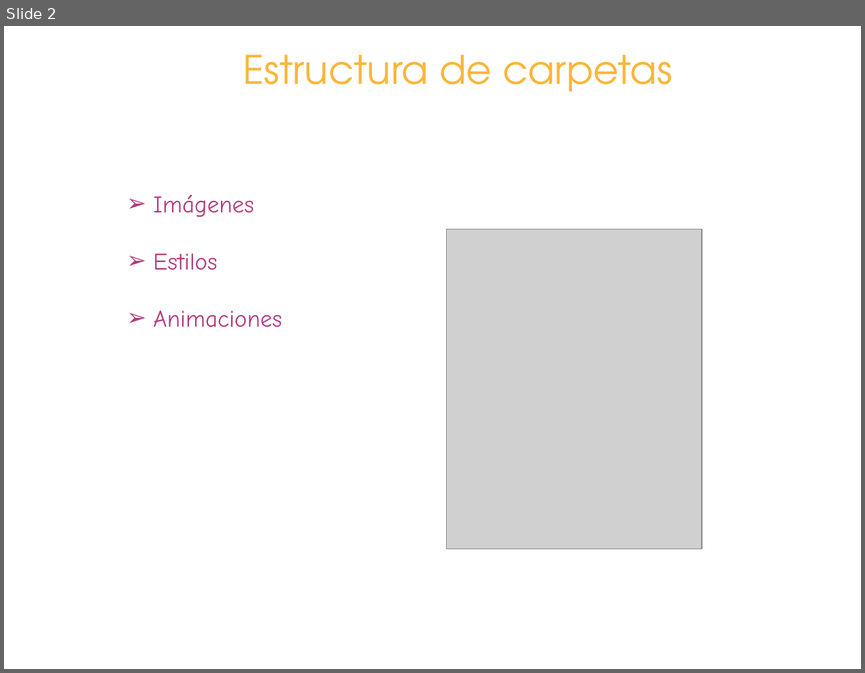
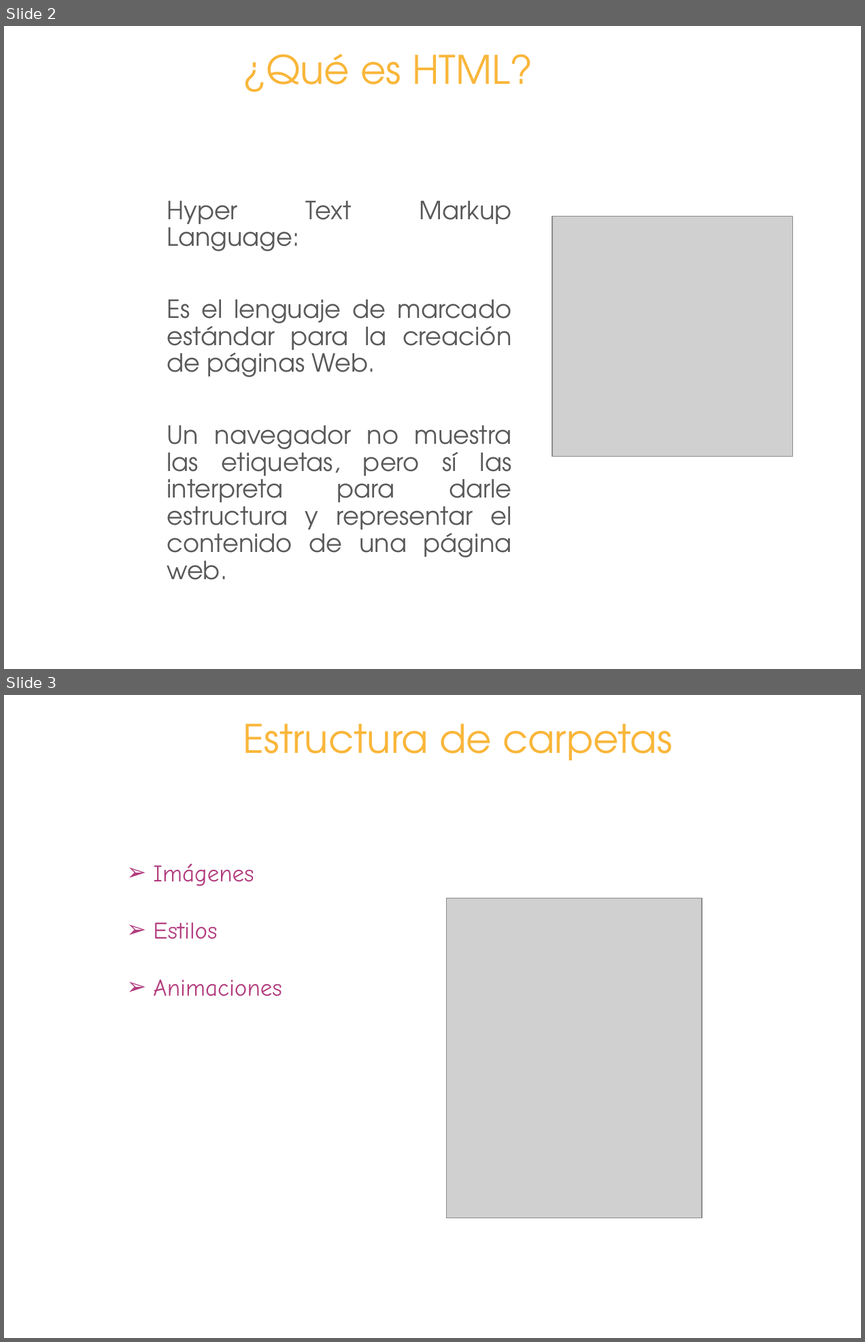
Before and after one commit to kubos777/webEnero2018, a slide deck: Básico/html-EtiquetasBásicas.pptx. Shown one above the other, each under a label of ours: slide 2 before the commit, slides 2 and 3 after it. The pictures are 865x673 and 865x1342 pixels, drawn with LibreOffice and Linux fonts; fonts in the diff are those of the drawing; grey boxes stand for pictures; background and template pictures are left out. Boxes give left, top, right and bottom in pixels: in the first picture for what was removed or moved away, otherwise in the second. Text is boxed around its words. In the diff, an @@ line names an element or a change of style, - is before the commit and + after.

```diff
--- a/Básico/html-EtiquetasBásicas.pptx
+++ b/Básico/html-EtiquetasBásicas.pptx
@@ slide 2 added at box(4, 26, 861, 669), background picture (left out) @@
@@ title added at box(243, 54, 533, 92), 33 pt, text #F9B639 @@
+¿Qué es HTML?
@@ text added at box(167, 201, 512, 580), 21 pt, text #595959 @@
+Hyper Text Markup Language:
+Es el lenguaje de marcado estándar para la creación de páginas Web.
+Un navegador no muestra las etiquetas, pero sí las interpreta para darle estructura y representar el contenido de una página web.
@@ picture added at box(552, 216, 792, 456) @@
@@ what was slide 2 is now slide 3 @@
```
Also in this commit, not shown: 1 slide changed, 4 other files.
